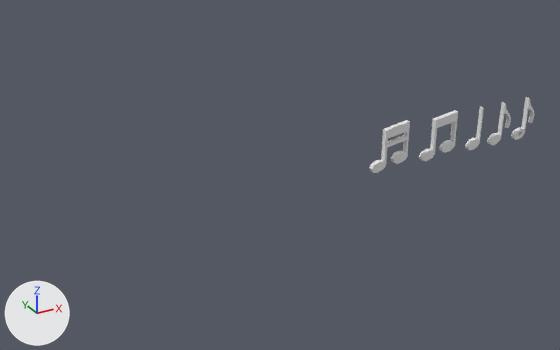
An edit to the Blender file Working Files/Blender/MusicNotes.blend, drawn before and after from the same camera.
The view is the same before and after, from a 50 mm camera at (-32.0, -34.0, 15.7) aimed at (-12.9, 0.8, -1.7). The lights are fixed; the arrows at lower left show +X, +Y and +Z.

Objects in the first picture: 'DoubleDoubleNote', 'DoubleNote', 'SignleNote'.
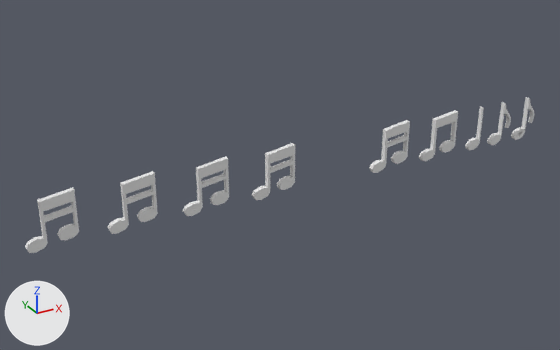
What changed in the scene script:
```text
Add me_cube_007:
    me_cube_007.from_pydata(...)  # 312 vertices, 312 faces; spans x -7.1..10.5, y -1.0..1.0, z -11.5..2.9
Add ob_manynoteshearts:
    ob_manynoteshearts = bpy.data.objects.new('ManyNotesHearts', me_cube_007)
    ob_manynoteshearts.location = (-21.31, 0.0, 0.0)
    ob_manynoteshearts.rotation_euler = (0.0, -0.142, 0.0)  # degrees (0, -8.1, 0)
    ob_manynoteshearts.scale = (0.838, 0.15, 0.291)
```

Location of each change, [x1, y1, x2, y2] in pixels of the pictures (560 x 350 px):
'ManyNotesHearts', added
    after: [25, 143, 295, 253]
